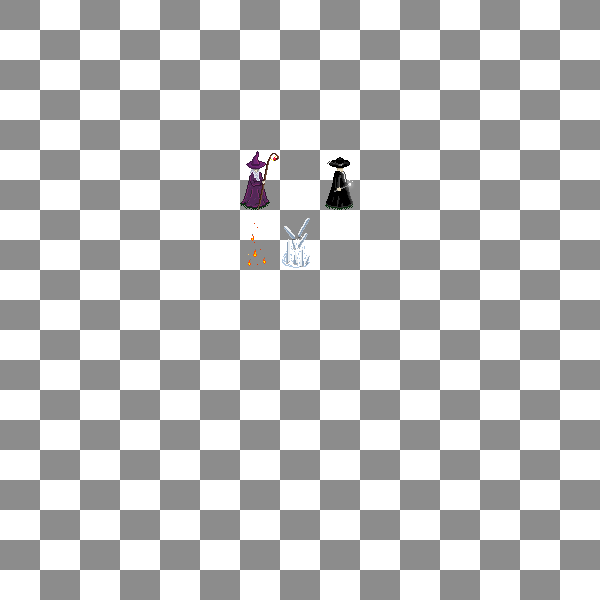
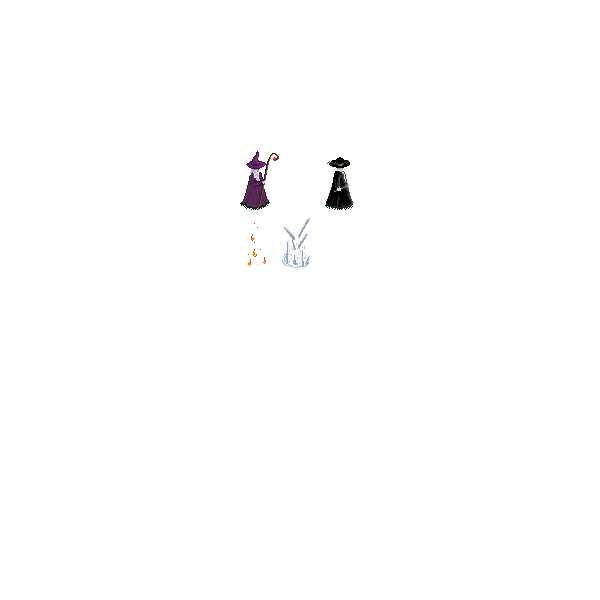
Before/after of a 600x600 layered artwork. What changed in the layer stack:
hid "2" (1st of 3, in "fire") over <box>248,236,266,266</box>
showed "5" (1st of 2, in "fire") over <box>248,236,266,266</box>
hid "2" (2nd of 3, in "fire") over <box>248,236,261,265</box>
showed "5" (2nd of 2, in "fire") over <box>248,236,261,265</box>
hid "grid" over <box>0,0,600,600</box>
